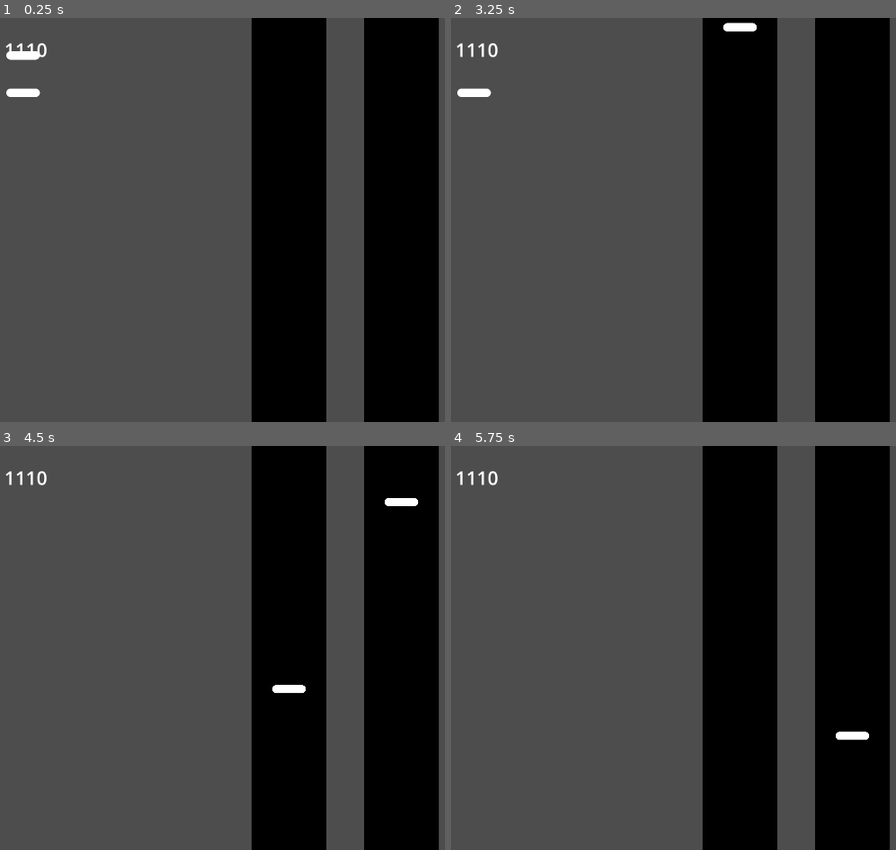
Above: before the commit, frames 1-4 (two rows, left to right).
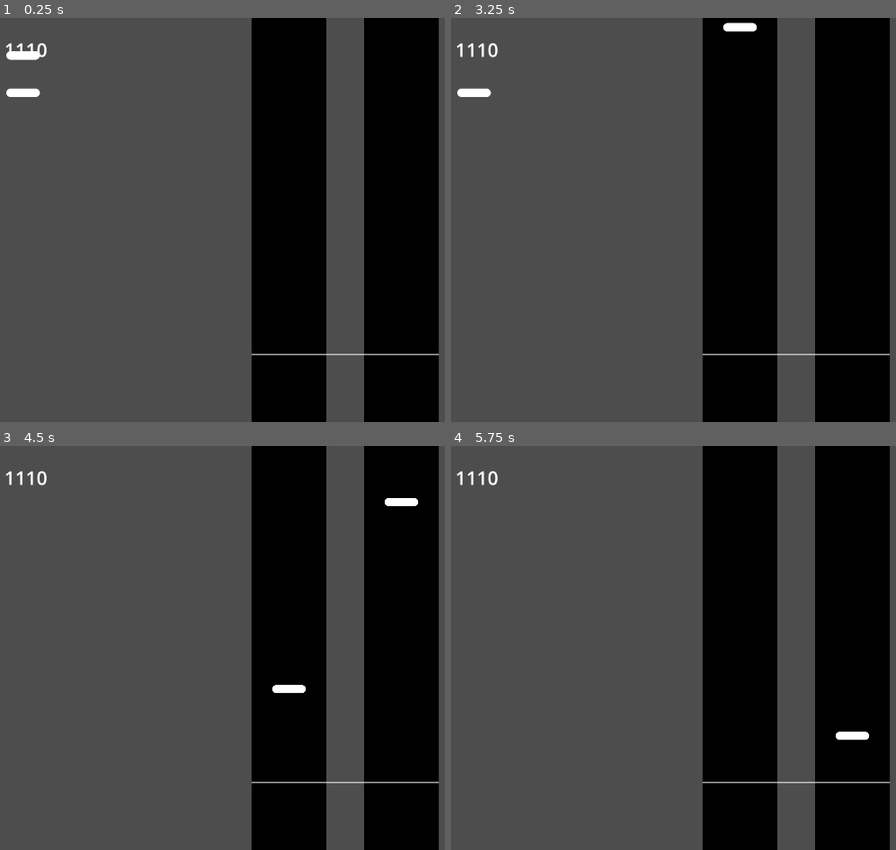
Above: after the commit, the same moments.

Repository: steamboatsonic/JamBop
Game: Godot game, scene res://Gameplay.tscn
Same seed, same stepped clock (60 frames per second), same inputs: the game is played once before the commit and once after it.
Inputs:
- Up to frame 1 (0.25 s): no input
- Up to frame 2 (3.25 s): tap Enter at 0.5, 2 s; tap Space at 1.25, 2.75 s; hold A (Left, bound only after the commit) 1.28-2.03 s
- Up to frame 3 (4.5 s): hold A (Left, bound only after the commit) from 3.53 s (still down)
- Up to frame 4 (5.75 s): keep holding A (Left, bound only after the commit)

The runs differ from the first frame. In frame 1, 0.2% of the frame differs, in the area x 56-99%, y 83-84%; in frame 2, 0.2%; in frame 3, 0.2%; in frame 4, 0.2%.

Commit message:
Hello Input
- Defined a bunch of Inputs
- Got started on input handling
- Also added a line to represent the target zone

Diff:
--- a/Gameplay.tscn
+++ b/Gameplay.tscn
@@ -24,6 +24,11 @@
 color = Color(0, 0, 0, 1)
 polygon = PackedVector2Array(0, 0, 1, 0, 1, 1, 0, 1)
 
+[node name="Line2D" type="Line2D" parent="Tracks"]
+position = Vector2(0, 900)
+points = PackedVector2Array(-250, 0, 250, 0)
+width = 2.0
+
 [node name="GemContainer" type="Node2D" parent="."]
 
 [node name="GemManager" type="Node" parent="GemContainer"]
--- a/gem.gd
+++ b/gem.gd
@@ -31,5 +31,9 @@
 		# writeDebug("Out of Rnnge");
 		pass
 
+func _input(event):
+	if event.is_action_pressed("Left"):
+		pass
+
 func writeDebug(textToWrite:String):
 	get_node("../../../DebugText").text = textToWrite;
--- a/project.godot
+++ b/project.godot
@@ -23,6 +23,54 @@
 window/stretch/mode="viewport"
 window/stretch/scale=0.5
 
+[input]
+
+Left={
+"deadzone": 0.5,
+"events": [Object(InputEventKey,"resource_local_to_scene":false,"resource_name":"","device":-1,"window_id":0,"alt_pressed":false,"shift_pressed":false,"ctrl_pressed":false,"meta_pressed":false,"pressed":false,"keycode":0,"physical_keycode":65,"key_label":0,"unicode":97,"echo":false,"script":null)
+]
+}
+Down={
+"deadzone": 0.5,
+"events": [Object(InputEventKey,"resource_local_to_scene":false,"resource_name":"","device":-1,"window_id":0,"alt_pressed":false,"shift_pressed":false,"ctrl_pressed":false,"meta_pressed":false,"pressed":false,"keycode":0,"physical_keycode":83,"key_label":0,"unicode":115,"echo":false,"script":null)
+]
+}
+Up={
+"deadzone": 0.5,
+"events": [Object(InputEventKey,"resource_local_to_scene":false,"resource_name":"","device":-1,"window_id":0,"alt_pressed":false,"shift_pressed":false,"ctrl_pressed":false,"meta_pressed":false,"pressed":false,"keycode":0,"physical_keycode":87,"key_label":0,"unicode":119,"echo":false,"script":null)
+]
+}
+Right={
+"deadzone": 0.5,
+"events": [Object(InputEventKey,"resource_local_to_scene":false,"resource_name":"","device":-1,"window_id":0,"alt_pressed":false,"shift_pressed":false,"ctrl_pressed":false,"meta_pressed":false,"pressed":false,"keycode":0,"physical_keycode":68,"key_label":0,"unicode":100,"echo":false,"script":null)
+]
+}
+YButton={
+"deadzone": 0.5,
+"events": [Object(InputEventKey,"resource_local_to_scene":false,"resource_name":"","device":-1,"window_id":0,"alt_pressed":false,"shift_pressed":false,"ctrl_pressed":false,"meta_pressed":false,"pressed":false,"keycode":0,"physical_keycode":4194319,"key_label":0,"unicode":0,"echo":false,"script":null)
+]
+}
+BButton={
+"deadzone": 0.5,
+"events": [Object(InputEventKey,"resource_local_to_scene":false,"resource_name":"","device":-1,"window_id":0,"alt_pressed":false,"shift_pressed":false,"ctrl_pressed":false,"meta_pressed":false,"pressed":false,"keycode":0,"physical_keycode":4194322,"key_label":0,"unicode":0,"echo":false,"script":null)
+]
+}
+XButton={
+"deadzone": 0.5,
+"events": [Object(InputEventKey,"resource_local_to_scene":false,"resource_name":"","device":-1,"window_id":0,"alt_pressed":false,"shift_pressed":false,"ctrl_pressed":false,"meta_pressed":false,"pressed":false,"keycode":0,"physical_keycode":4194320,"key_label":0,"unicode":0,"echo":false,"script":null)
+]
+}
+AButton={
+"deadzone": 0.5,
+"events": [Object(InputEventKey,"resource_local_to_scene":false,"resource_name":"","device":-1,"window_id":0,"alt_pressed":false,"shift_pressed":false,"ctrl_pressed":false,"meta_pressed":false,"pressed":false,"keycode":0,"physical_keycode":4194321,"key_label":0,"unicode":0,"echo":false,"script":null)
+]
+}
+Pause={
+"deadzone": 0.5,
+"events": [Object(InputEventKey,"resource_local_to_scene":false,"resource_name":"","device":-1,"window_id":0,"alt_pressed":false,"shift_pressed":false,"ctrl_pressed":false,"meta_pressed":false,"pressed":false,"keycode":0,"physical_keycode":32,"key_label":0,"unicode":32,"echo":false,"script":null)
+]
+}
+
 [rendering]
 
 renderer/rendering_method="gl_compatibility"
